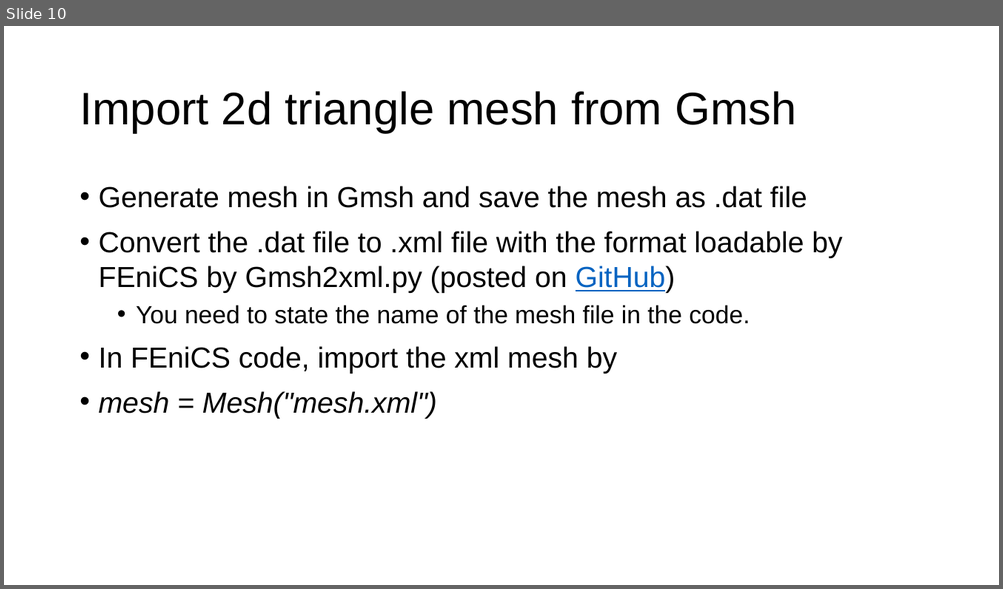
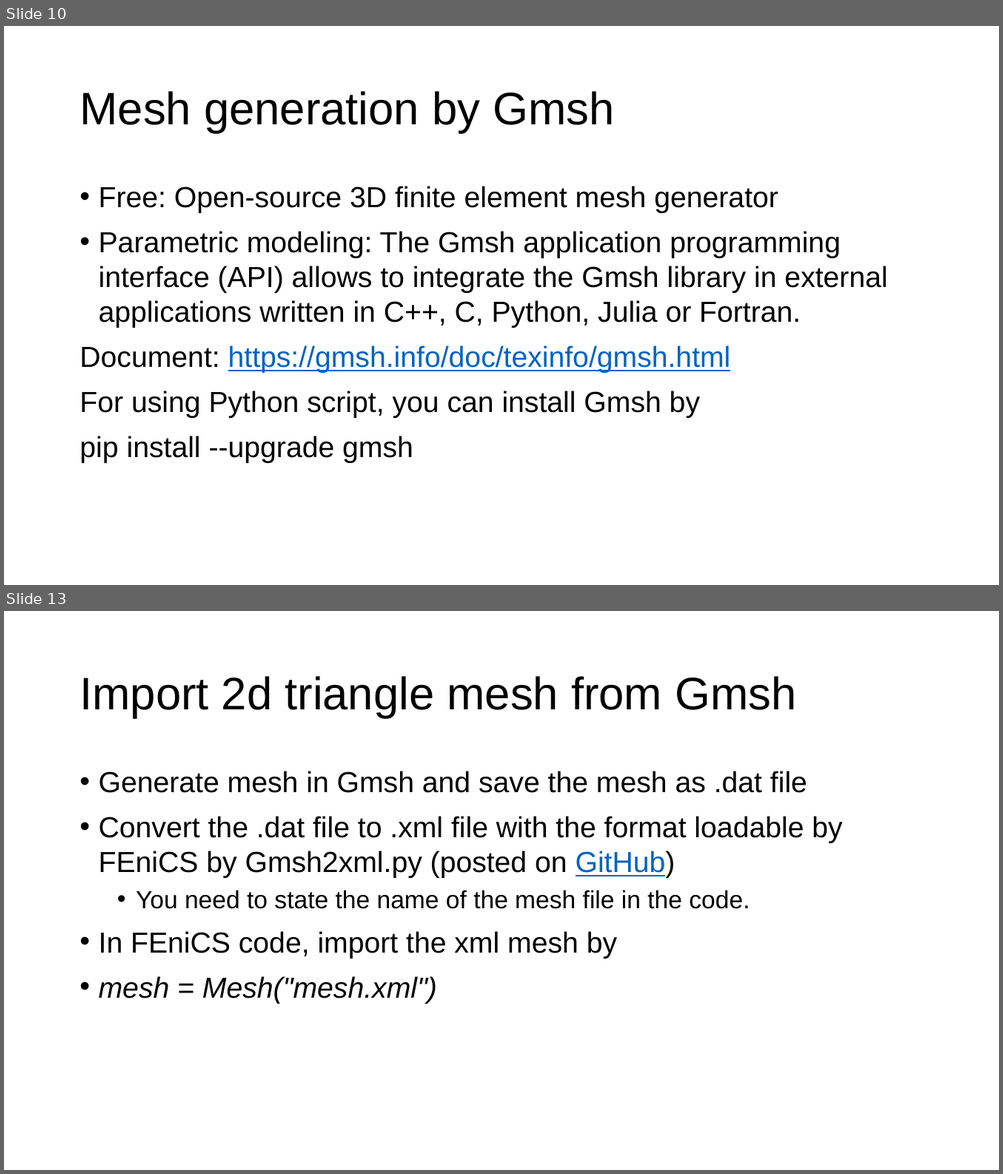
Before and after one commit to YuxiangGao0321/FEniCS_tutorial_2023, a slide deck: Mesh generation and coding in FEniCS.pptx. Shown one above the other, each under a label of ours: slide 10 before the commit, slides 10 and 13 after it; the slides between them are not shown. The pictures are 1003x589 and 1003x1174 pixels, drawn with LibreOffice and Linux fonts; fonts in the diff are those of the drawing. Boxes give left, top, right and bottom in pixels: in the first picture for what was removed or moved away, otherwise in the second. Text is boxed around its words. In the diff, an @@ line names an element or a change of style, - is before the commit and + after.

```diff
--- a/Mesh generation and coding in FEniCS.pptx
+++ b/Mesh generation and coding in FEniCS.pptx
@@ slide 10 added at box(4, 26, 999, 585), background #FFFFFF @@
@@ title added at box(79, 91, 614, 133), 44 pt, text #000000 @@
+Mesh generation by Gmsh
@@ text added at box(79, 186, 887, 463), 28 pt, text #000000 @@
+• Free: Open-source 3D finite element mesh generator
+• Parametric modeling: The Gmsh application programming interface (API) allows to integrate the Gmsh library in external applications written in C++, C, Python, Julia or Fortran.
+Document: https://gmsh.info/doc/texinfo/gmsh.html
+For using Python script, you can install Gmsh by
+pip install --upgrade gmsh
@@ what was slide 10 is now slide 13 @@
```
Also in this commit, not shown: 2 other slides added.
